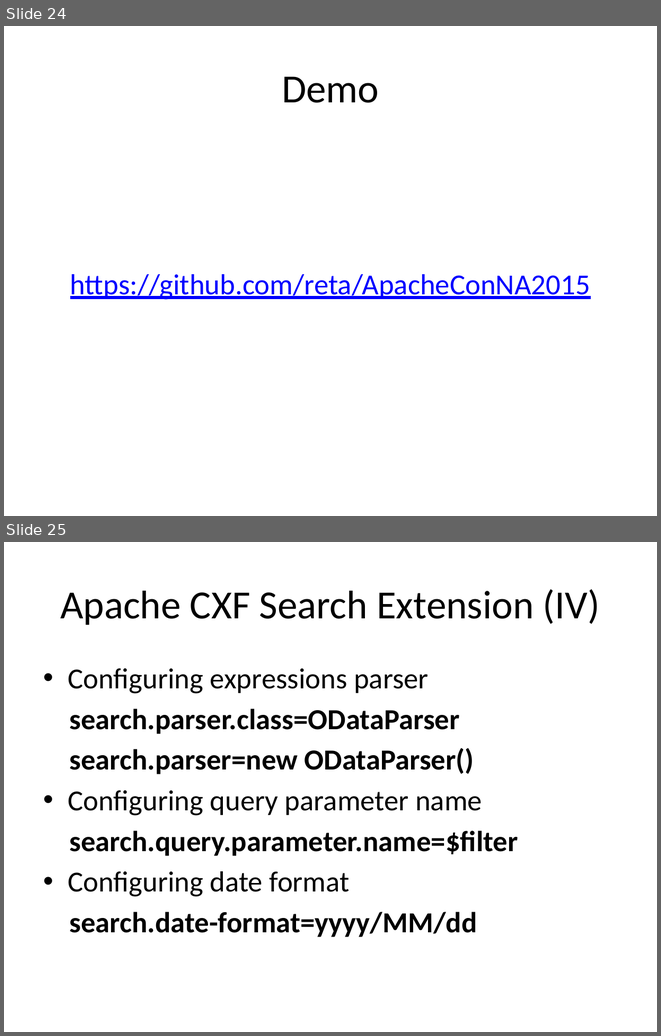
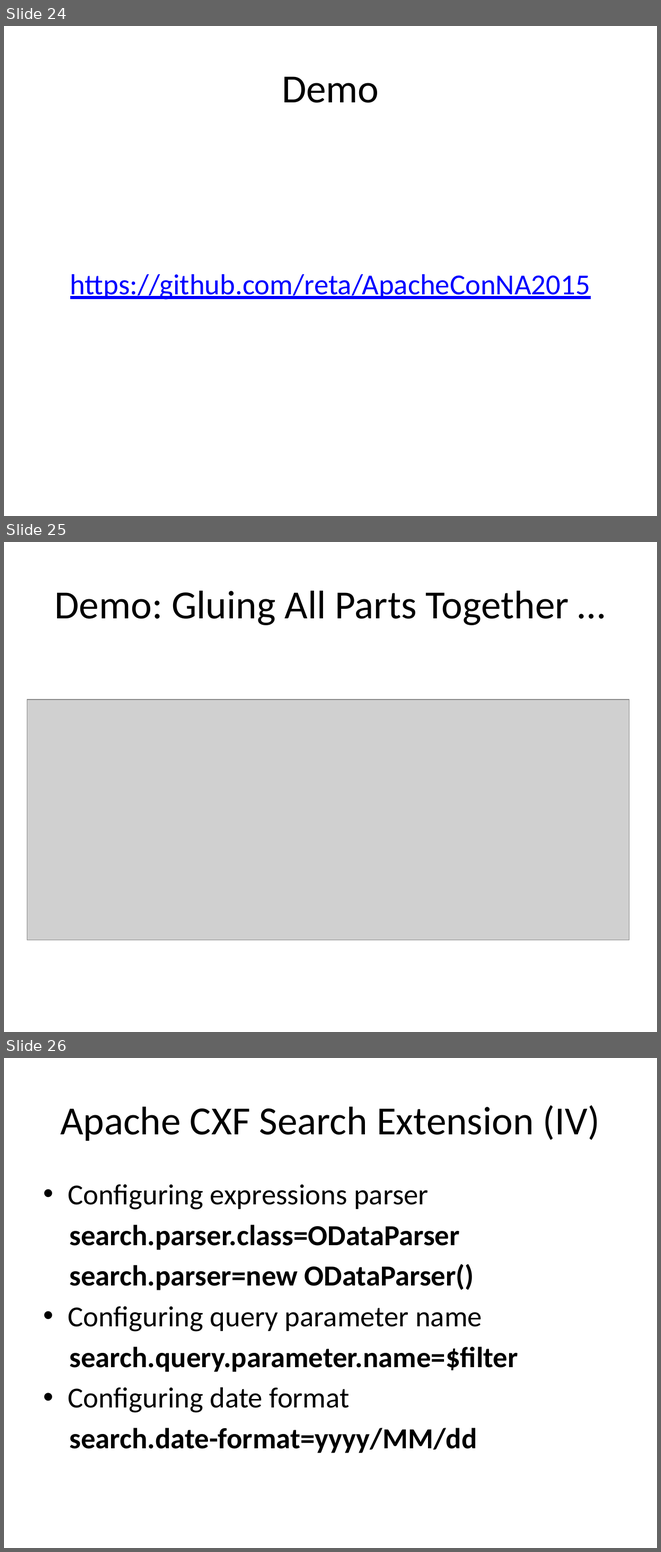
Before and after one commit to reta/ApacheConNA2015, a slide deck: slides/Apache CXF, Tika and Lucene.pptx. Shown one above the other, each under a label of ours: slides 24 and 25 before the commit, slides 24, 25 and 26 after it. The pictures are 661x1036 and 661x1552 pixels, drawn with LibreOffice and Linux fonts; fonts in the diff are those of the drawing; grey boxes stand for pictures. Boxes give left, top, right and bottom in pixels: in the first picture for what was removed or moved away, otherwise in the second. Text is boxed around its words. In the diff, an @@ line names an element or a change of style, - is before the commit and + after.

```diff
--- a/slides/Apache CXF, Tika and Lucene.pptx
+++ b/slides/Apache CXF, Tika and Lucene.pptx
@@ slide 25 added at <box>4,542,657,1032</box>, background #FFFFFF @@
@@ title added at <box>55,590,569,625</box>, 44 pt, text #000000 @@
+Demo: Gluing All Parts Together …
@@ picture added at <box>27,699,629,940</box> @@
@@ what was slide 25 is now slide 26 @@
```
Also in this commit, not shown: 1 slide changed, 1 other file.
